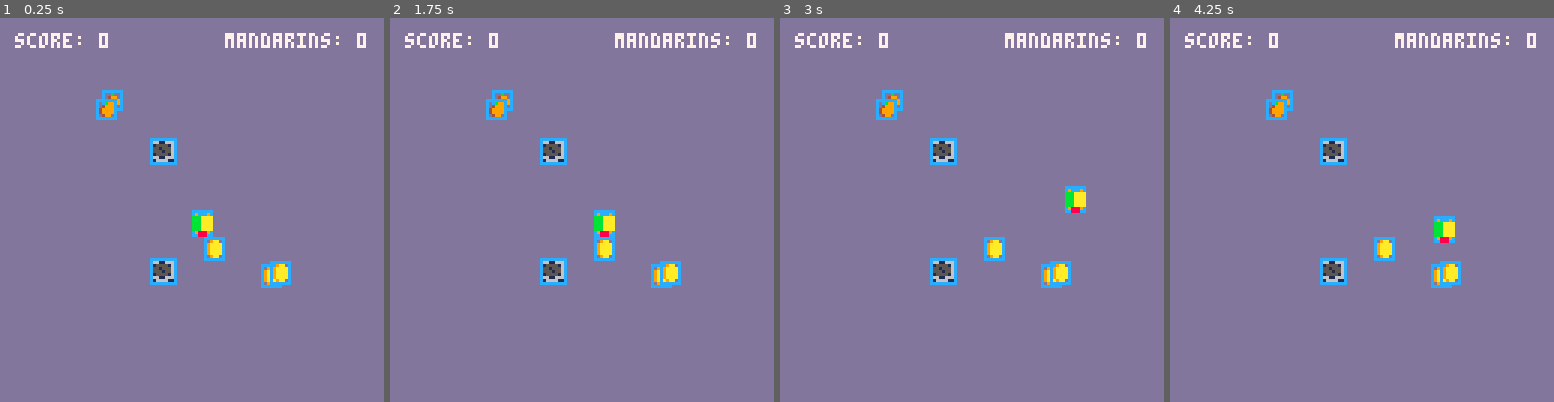
Above: before the commit, frames 1-4 (left to right).
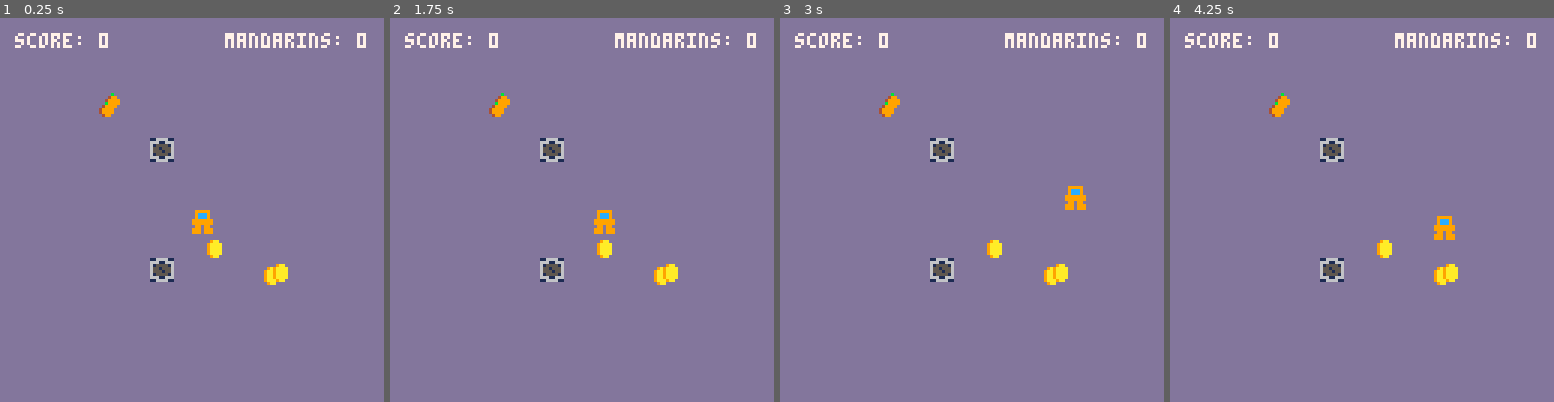
Above: after the commit, the same moments.

Repository: Thomasjkeel/first-game
Game: PICO-8 cartridge test_first_game.p8
Two runs of this game, one before a commit and one after it. Both use one fixed random seed, a clock stepped at 60 frames per second and the inputs below.
Inputs:
- Up to frame 1 (0.25 s): no input
- Up to frame 2 (1.75 s): hold Right from 1.6 s (still down)
- Up to frame 3 (3 s): release Right at 2.1 s; hold Up 2.15-2.42 s; hold Right from 2.47 s (still down)
- Up to frame 4 (4.25 s): release Right at 3.03 s; hold Left 3.08-3.58 s; hold Down 3.63-3.97 s; hold Right from 4.02 s (still down)

The runs differ from the first frame. In frame 1, 1.4% of the frame differs, in the area x 25-76%, y 18-71%; in frame 2, 1.4%; in frame 3, 1.4%; in frame 4, 1.4%.

Commit message:
fix width (adjust from 6 to 7)

Diff:
--- a/test_first_game.p8
+++ b/test_first_game.p8
@@ -4,9 +4,9 @@
 
 -- globals --
 -- variables --
-local player
-local mandarins
-local coins
+-- local player
+-- local mandarins
+-- local coins
 local score
 local mandarin_score
 
@@ -18,7 +18,7 @@
   y=64,
   color=9,
   name="thomas",
-  width=6,
+  width=7,
   height=8,
   radius=4,
   move_speed=1,
@@ -28,14 +28,14 @@
    -- circ(self.x,self.y,self.radius,12)
    local x,y,w,h=self.x,self.y,self.width,self.height
    -- bounding box
-   rect(x,y,x+w,y+h, 12)
-   -- bottom hitbox
-   rectfill(x+2,y+(h/2),x+w-2,y+h,8)
-   -- top hitbox
-   rectfill(x+2,y+(h/2),x+w-2,y,12)
-   -- side hitboxes
-   rectfill(x,y+2,x+w/2,y+h-2, 11)
-   rectfill(x+w/2,y+2,x+w,y+h-2, 10)
+   -- rect(x,y,x+w,y+h, 12)
+   -- -- bottom hitbox
+   -- rectfill(x+2,y+(h/2),x+w-2,y+h,8)
+   -- -- top hitbox
+   -- rectfill(x+2,y+(h/2),x+w-2,y,12)
+   -- -- side hitboxes
+   -- rectfill(x,y+2,x+w/2,y+h-2, 11)
+   -- rectfill(x+w/2,y+2,x+w,y+h-2, 10)
 
 
   end,
@@ -172,7 +172,7 @@
    if not self.iscollected then
     spr(3, self.x, self.y)
     -- circ(self.x,self.y,self.radius,12)
-    rect(self.x,self.y,self.x+self.width,self.y+self.height,12)
+    -- rect(self.x,self.y,self.x+self.width,self.y+self.height,12)
    end
   end
  }
@@ -194,7 +194,7 @@
    if not self.iscollected then
     spr(4, self.x, self.y)
     -- circ(self.x,self.y,self.radius,12)
-    rect(self.x,self.y,self.x+self.width,self.y+self.height,12)
+    -- rect(self.x,self.y,self.x+self.width,self.y+self.height,12)
    end
   end
  }
@@ -211,7 +211,7 @@
   end,
   draw=function(self)
    spr(2,self.x,self.y)
-   rect(self.x,self.y,self.x+self.width,self.y+self.height, 12)
+   -- rect(self.x,self.y,self.x+self.width,self.y+self.height, 12)
   end
  }
  return block
